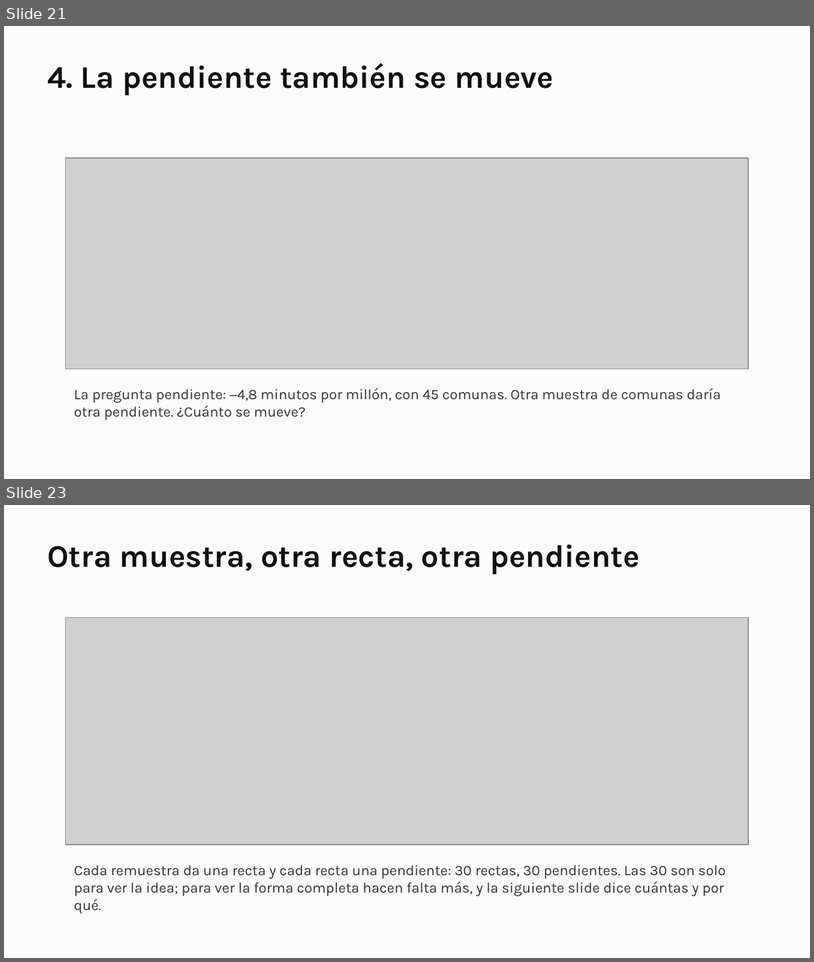
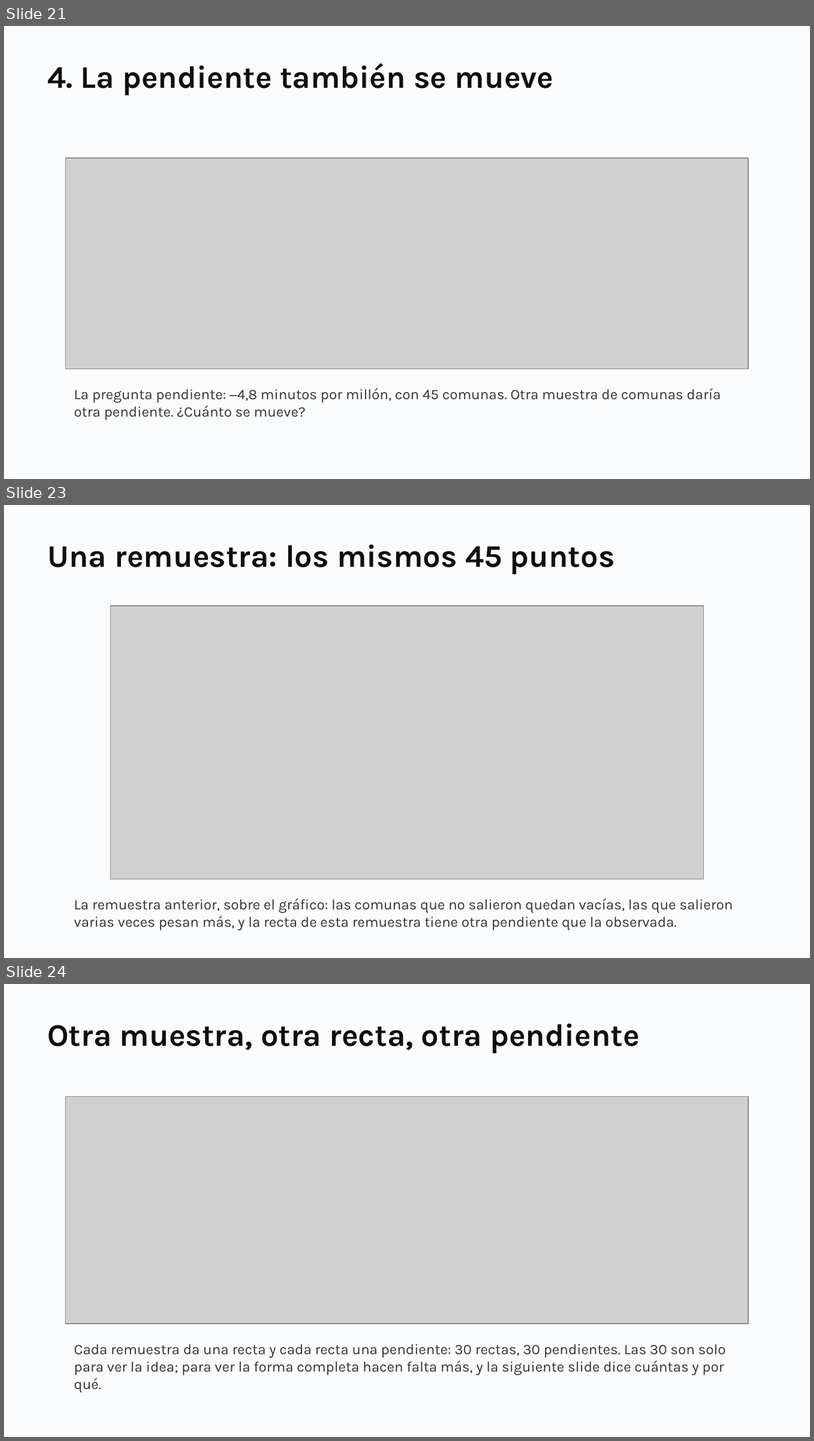
Before and after one commit to daniopitz/diplomado-cdd, a slide deck: presentaciones/clase05_probabilidad_inferencia.pptx. Shown one above the other, each under a label of ours: slides 21 and 23 before the commit, slides 21, 23 and 24 after it; the slides between them are not shown. The pictures are 814x962 and 814x1441 pixels, drawn with LibreOffice and Linux fonts; fonts in the diff are those of the drawing; grey boxes stand for pictures. Boxes give left, top, right and bottom in pixels: in the first picture for what was removed or moved away, otherwise in the second. Text is boxed around its words. In the diff, an @@ line names an element or a change of style, - is before the commit and + after.

```diff
--- a/presentaciones/clase05_probabilidad_inferencia.pptx
+++ b/presentaciones/clase05_probabilidad_inferencia.pptx
@@ slide 23 added at <box>4,505,810,958</box>, background #FFFFFF @@
@@ rectangle added at <box>4,505,810,958</box>, fill #FAFBFC @@
@@ text added at <box>47,544,615,574</box>, 28 pt, text #0F0F0F, bold @@
+Una remuestra: los mismos 45 puntos
@@ picture added at <box>110,606,704,879</box> @@
@@ text added at <box>74,898,733,930</box>, 13 pt, text #333333 @@
+La remuestra anterior, sobre el gráfico: las comunas que no salieron quedan vacías, las que salieron varias veces pesan más, y la recta de esta remuestra tiene otra pendiente que la observada.
@@ what was slide 23 is now slide 24 @@
```
Also in this commit, not shown: 1 slide changed, 1 other slide added, 3 other files.
